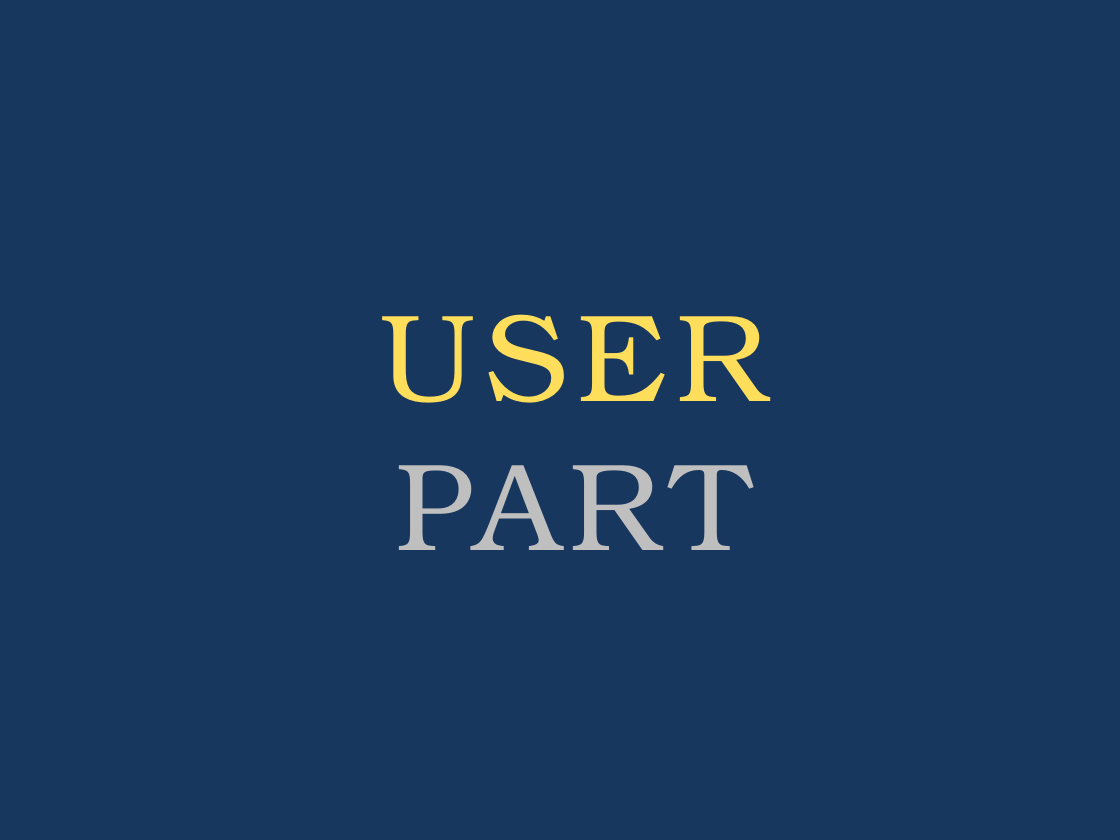
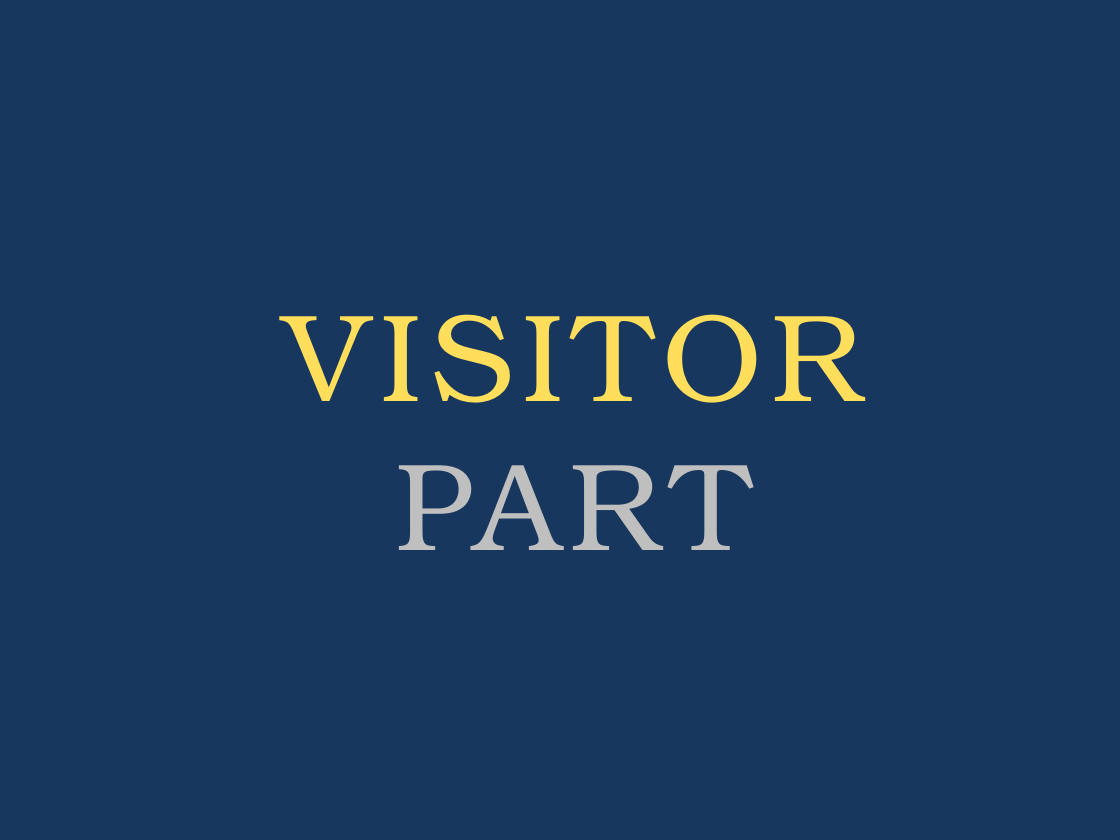
Before and after one commit to asciidaitoon/HanDIYcraft, a slide deck: slide 17 of GUI/HanDIYcraft-Mobile Detailed GUI Design-V.1.0.pptx (slide 16 before the commit). Drawn at 1120x840 pixels with LibreOffice and Linux fonts; fonts in the diff are those of the drawing. Boxes give left, top, right and bottom in pixels: in the first picture for what was removed or moved away, otherwise in the second. Text is boxed around its words. In the diff, an @@ line names an element or a change of style, - is before the commit and + after.

```diff
--- a/GUI/HanDIYcraft-Mobile Detailed GUI Design-V.1.0.pptx
+++ b/GUI/HanDIYcraft-Mobile Detailed GUI Design-V.1.0.pptx
@@ text at bbox=[284, 314, 862, 403]: text changed @@
-USER
+VISITOR
```
Also in this commit, not shown: 19 other slides changed, 4 slides added, 2 slides removed, 35 other files.
